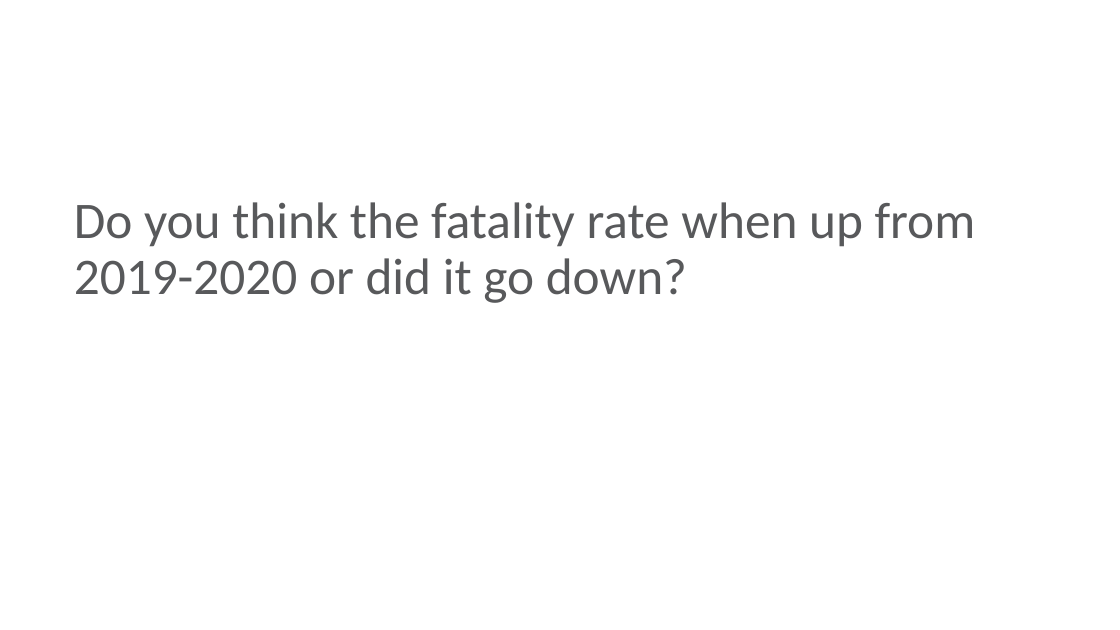
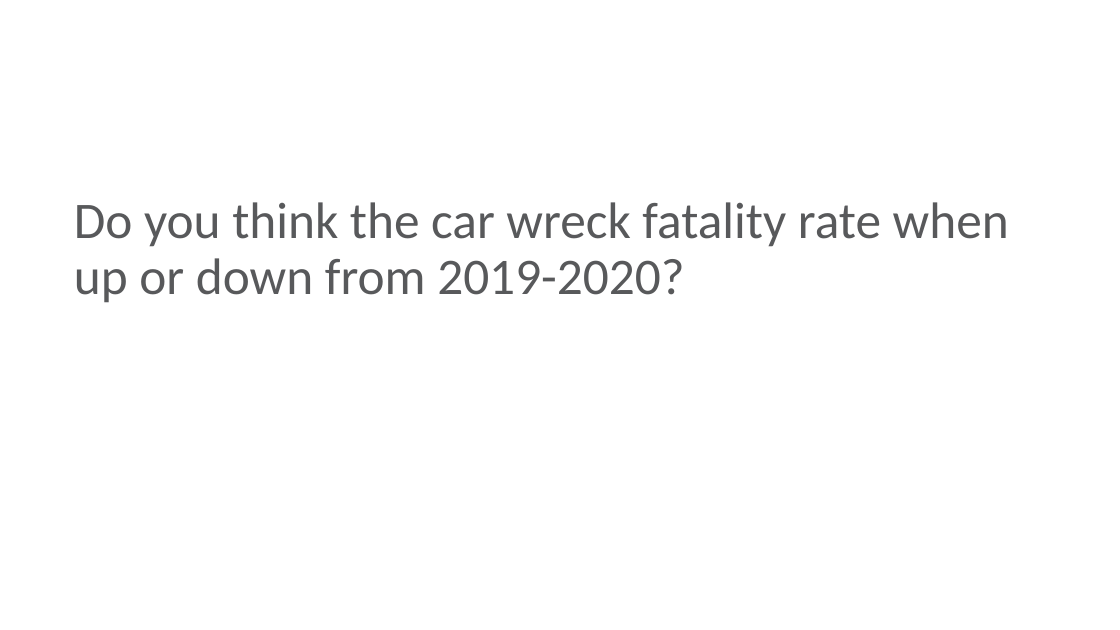
Before and after one commit to hypothetical-lemon/COMP4441, a slide deck: slide 2 of COMP4441_final_project.pptx. Drawn at 1120x630 pixels with LibreOffice and Linux fonts; fonts in the diff are those of the drawing; background and template pictures are left out. Boxes give left, top, right and bottom in pixels: in the first picture for what was removed or moved away, otherwise in the second. Text is boxed around its words. In the diff, an @@ line names an element or a change of style, - is before the commit and + after.

```diff
--- a/COMP4441_final_project.pptx
+++ b/COMP4441_final_project.pptx
@@ text at <box>74,202,1009,303</box>: text changed @@
-Do you think the fatality rate when up from 2019-2020 or did it go down?
+Do you think the car wreck fatality rate when up or down from 2019-2020?
```
Also in this commit, not shown: 2 other slides changed, 6 slides added, 11 slides removed, 1 other file.
